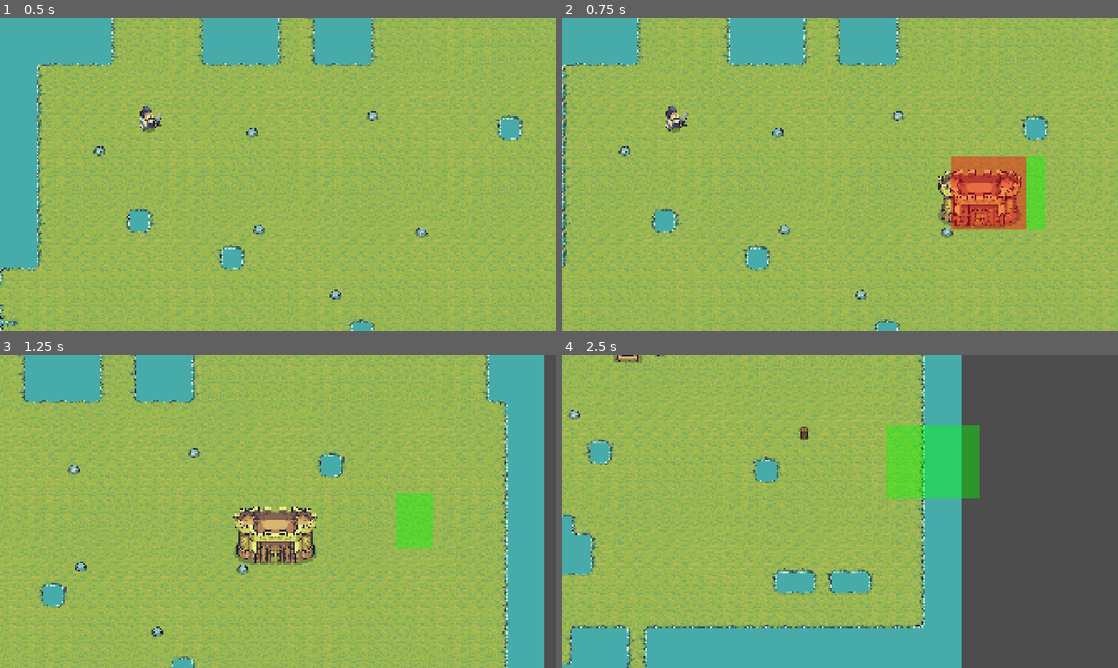
Above: before the commit, frames 1-4 (two rows, left to right).
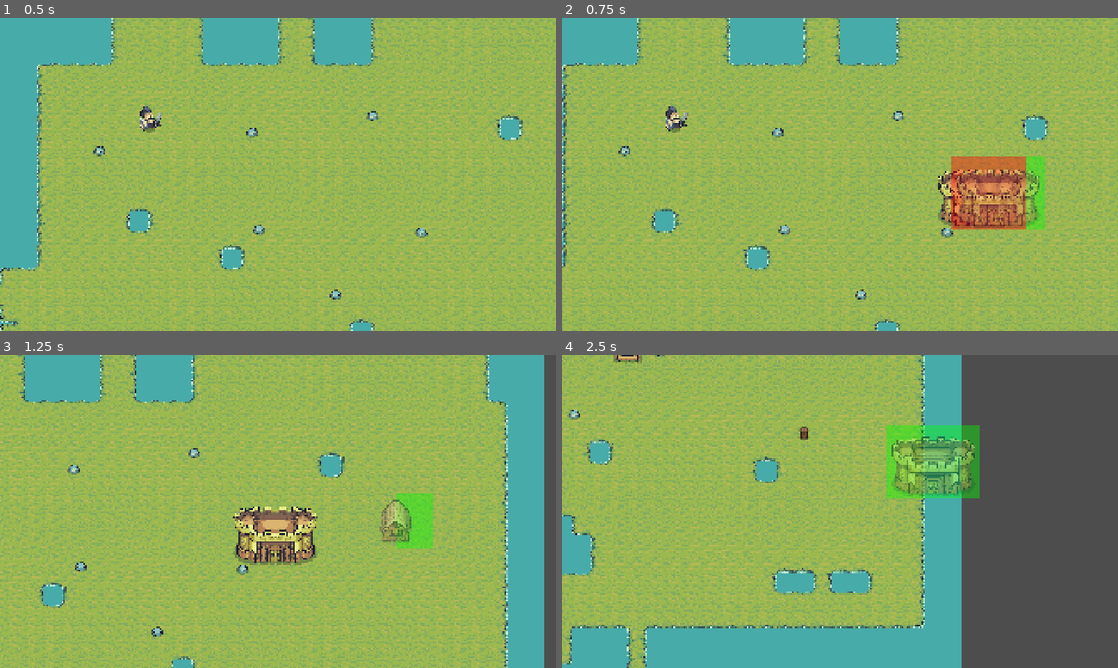
Above: after the commit, the same moments.

Repository: pescmy/tiny-billions
Game: Godot game, scene res://scenes/world/world.tscn
Two runs of this game, one before a commit and one after it. Both use one fixed random seed, a clock stepped at 60 frames per second and the inputs below.
Inputs (mouse positions are in pixels of both pictures, inside the frame that each line leads up to):
- Up to frame 1 (0.5 s): no input
- Up to frame 2 (0.75 s): tap Enter at 0.5 s; move the mouse to (962, 158) at 0.52 s; hold D (right) from 0.53 s (still down); tap 1 at 0.6 s; click (962, 158) at 0.67 s
- Up to frame 3 (1.25 s): keep holding D (right); tap 2 at 0.8 s
- Up to frame 4 (2.5 s): move the mouse to (728, 527) at 1.27 s; release D (right) at 1.28 s; hold S (down) 1.28-2.03 s; tap 2 at 1.35 s; click (728, 527) at 1.42 s; tap 3 at 1.55, 2.1 s; move the mouse to (895, 442) at 2.02 s; hold D (right) from 2.03 s (still down); click (895, 442) at 2.17 s; tap 1 at 2.3 s

Frame 1 is identical in both runs. In frame 2, 2.3% of the frame differs, in the area x 71-86%, y 48-68%; in frame 3, 0.6%; in frame 4, 2.5%, in the area x 59-75%, y 26-46%.

Commit message:
add in ghost building preview

Diff:
--- a/scripts/build_manager.gd
+++ b/scripts/build_manager.gd
@@ -22,6 +22,9 @@
 
 var in_build_mode: bool = false
 var current_build_scene: PackedScene = null
+
+signal building_selected(scene: PackedScene)
+signal exit_build_mode
 
 
 func is_cell_occupied(grid_position: Vector2i) -> bool:
@@ -52,19 +55,23 @@
 				current_building_type = "town_centre"
 				current_building_size = building_size["town_centre"]
 				in_build_mode = true
+				building_selected.emit(current_build_scene)
 
 			KEY_2:
 				current_build_scene = buildings["house"]
 				current_building_type = "house"
 				current_building_size = building_size["house"]
 				in_build_mode = true
+				building_selected.emit(current_build_scene)
 
 			KEY_3:
 				current_build_scene = buildings["wall"]
 				current_building_type = "wall"
 				current_building_size = building_size["wall"]
 				in_build_mode = true
+				building_selected.emit(current_build_scene)
 
 			KEY_ESCAPE:
 				current_build_scene = null
 				in_build_mode = false
+				exit_build_mode.emit()
--- a/scripts/world.gd
+++ b/scripts/world.gd
@@ -4,23 +4,24 @@
 var mouse_position: Vector2
 var grid_position: Vector2i
 @onready var buildings: Node2D = $Buildings
-
-
+var ghost: Node2D = null
 
 func _ready() -> void:
 	$WorldNavigation.bake_navigation_polygon()
+	BuildManager.building_selected.connect(_on_building_selected)
+	BuildManager.exit_build_mode.connect(_on_exit_build_mode)
 
 
 func _process(_delta: float) -> void:
 	check_mouse_position()
-
+	if ghost:
+		ghost.global_position = GridHelper.grid_to_world(grid_position)
 
 
 func check_mouse_position() -> void:
 	if BuildManager.in_build_mode:
 		mouse_position = get_global_mouse_position()
 		grid_position = GridHelper.world_to_grid(mouse_position)
-
 
 
 func place_building() -> void:
@@ -35,12 +36,35 @@
 		BuildManager.mark_cell_occupied(grid_position, building_type)
 
 		print("world_position" + str(world_position))
+		delete_ghost_building()
+		create_ghost_building(BuildManager.current_build_scene)
 	else:
 		print("Can't build here, space is occupied!")
 		#TODO
 		#add UI rather than print
 
 
+func create_ghost_building(building) -> void:
+	delete_ghost_building()
+	ghost = building.instantiate()
+	var world_position = GridHelper.grid_to_world(grid_position)
+
+	ghost.modulate = Color(1, 1, 1, 0.5)
+	add_child(ghost)
+
+
+func delete_ghost_building() -> void:
+	if ghost:
+		ghost.queue_free()
+		ghost = null
+
+
+func _on_building_selected(scene: PackedScene) -> void:
+	create_ghost_building(scene)
+
+
+func _on_exit_build_mode() -> void:
+	delete_ghost_building()
 
 func _unhandled_input(event: InputEvent) -> void:
 	if event is InputEventMouseButton and event.pressed and BuildManager.in_build_mode:
